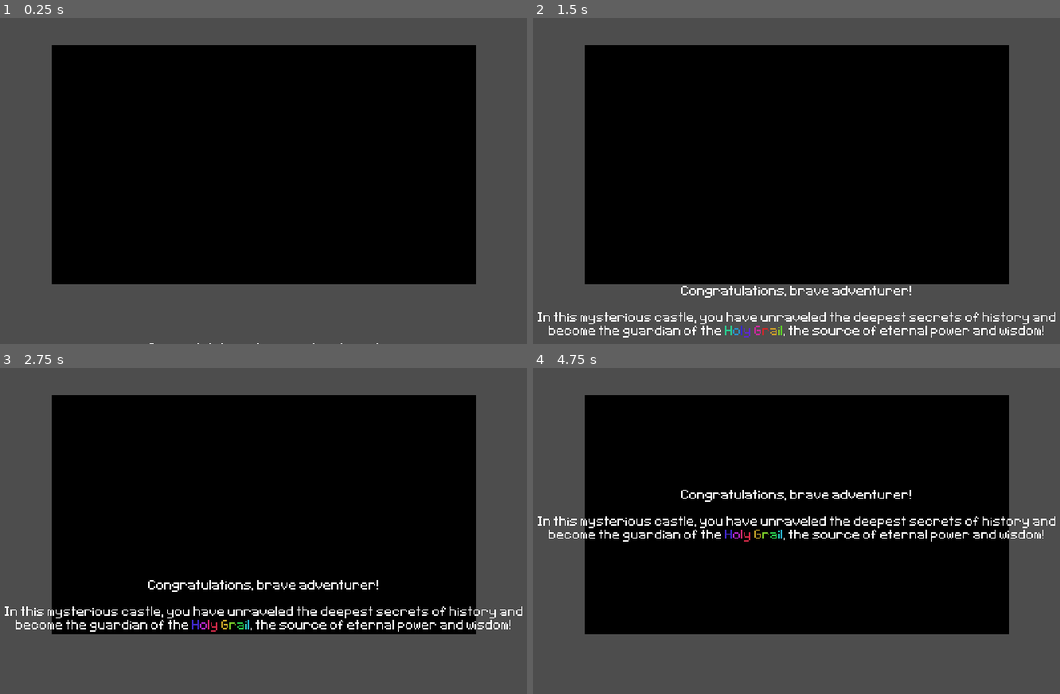
Above: before the commit, frames 1-4 (two rows, left to right).
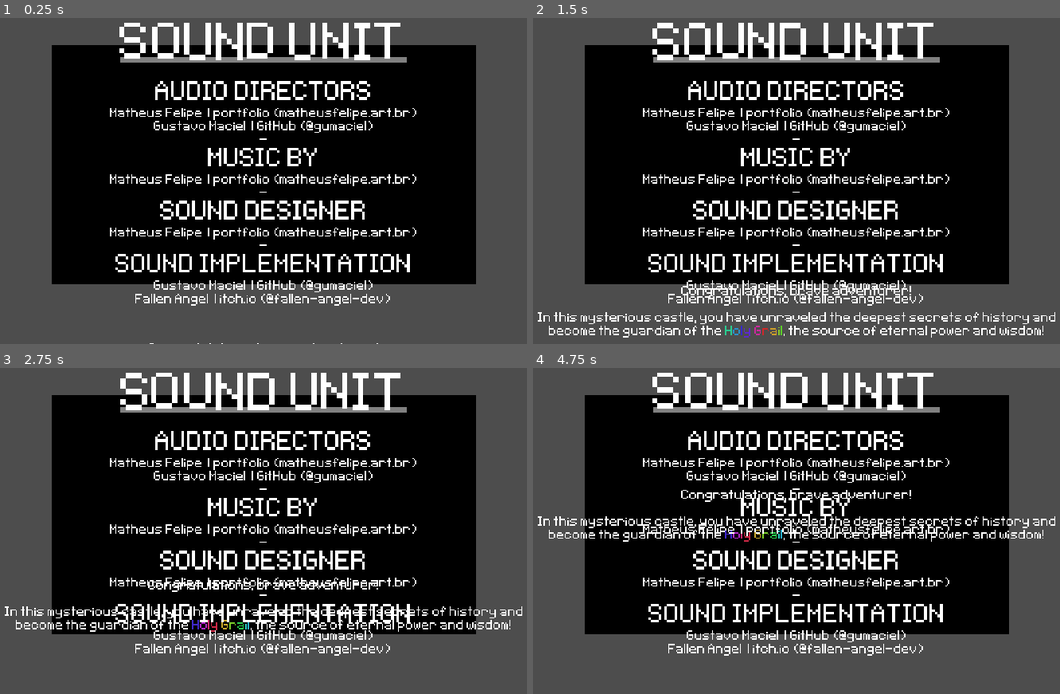
Above: after the commit, the same moments.

Repository: gumaciel/awesome-game-jam-01
Game: Godot game, scene res://scenes/main/main.tscn
Same seed, same stepped clock (60 frames per second), same inputs: the game is played once before the commit and once after it. The engine's default icon, where the game draws it, is replaced by a stand-in: a white triangle on a blue panel in a dark square.
Inputs (mouse positions are in pixels of both pictures, inside the frame that each line leads up to):
- Up to frame 1 (0.25 s): no input
- Up to frame 2 (1.5 s): move the mouse to (938, 145) at 0.52 s; hold D (move_right) 0.53-1.28 s; hold J (alternate) 0.53-1.28 s; click (938, 145) at 0.67 s; move the mouse to (670, 181) at 1.27 s; hold S (move_down) from 1.28 s (still down); tap J (alternate) at 1.35 s
- Up to frame 3 (2.75 s): move the mouse to (326, 436) at 2.02 s; release S (move_down) at 2.03 s; hold D (move_right) from 2.03 s (still down); hold J (alternate) from 2.03 s (still down)
- Up to frame 4 (4.75 s): move the mouse to (764, 586) at 2.77 s; release D (move_right) at 2.78 s; release J (alternate) at 2.78 s; hold W (move_up) 2.78-3.53 s; tap J (alternate) at 2.85, 4.35 s; click (764, 586) at 2.92 s; move the mouse to (986, 566) at 3.52 s; hold J (alternate) 3.53-4.28 s; hold A (move_left) from 3.53 s (still down); move the mouse to (606, 459) at 4.27 s

The runs differ from the first frame. In frame 1, 9.1% of the frame differs, in the area x 20-80%, y 1-89%; in frame 2, 9.0%; in frame 3, 8.8%; in frame 4, 9.0%.

Commit message:
Update ending.tscn

Diff:
--- a/scenes/ending/ending.tscn
+++ b/scenes/ending/ending.tscn
@@ -9,10 +9,34 @@
 
 [sub_resource type="Animation" id="Animation_5im24"]
 length = 0.001
+tracks/0/type = "value"
+tracks/0/imported = false
+tracks/0/enabled = true
+tracks/0/path = NodePath("Sound/SoundUnit:visible")
+tracks/0/interp = 1
+tracks/0/loop_wrap = true
+tracks/0/keys = {
+"times": PackedFloat32Array(0),
+"transitions": PackedFloat32Array(1),
+"update": 1,
+"values": [false]
+}
+tracks/1/type = "value"
+tracks/1/imported = false
+tracks/1/enabled = true
+tracks/1/path = NodePath("Sound/SoundUnit:position")
+tracks/1/interp = 1
+tracks/1/loop_wrap = true
+tracks/1/keys = {
+"times": PackedFloat32Array(0),
+"transitions": PackedFloat32Array(1),
+"update": 0,
+"values": [Vector2(0, 0)]
+}
 
 [sub_resource type="Animation" id="Animation_pr8wy"]
 resource_name = "load"
-length = 99.0
+length = 100.0
 step = 1.0
 tracks/0/type = "value"
 tracks/0/imported = false
@@ -174,6 +198,30 @@
 "transitions": PackedFloat32Array(1, 1, 1, 1),
 "update": 0,
 "values": [Vector2(0, 260), Vector2(0, 0), Vector2(0, 0), Vector2(0, -270)]
+}
+tracks/13/type = "value"
+tracks/13/imported = false
+tracks/13/enabled = true
+tracks/13/path = NodePath("Sound/SoundUnit:visible")
+tracks/13/interp = 1
+tracks/13/loop_wrap = true
+tracks/13/keys = {
+"times": PackedFloat32Array(0, 100),
+"transitions": PackedFloat32Array(1, 1),
+"update": 1,
+"values": [true, false]
+}
+tracks/14/type = "value"
+tracks/14/imported = false
+tracks/14/enabled = true
+tracks/14/path = NodePath("Sound/SoundUnit:position")
+tracks/14/interp = 1
+tracks/14/loop_wrap = true
+tracks/14/keys = {
+"times": PackedFloat32Array(85, 91, 94, 100),
+"transitions": PackedFloat32Array(1, 1, 1, 1),
+"update": 0,
+"values": [Vector2(0, 0), Vector2(0, 0), Vector2(0, 0), Vector2(0, 0)]
 }
 
 [sub_resource type="AnimationLibrary" id="AnimationLibrary_6nqxf"]
@@ -474,4 +522,53 @@
 scroll_active = false
 autowrap_mode = 0
 
+[node name="Sound" type="AspectRatioContainer" parent="."]
+layout_mode = 1
+anchors_preset = 8
+anchor_left = 0.5
+anchor_top = 0.5
+anchor_right = 0.5
+anchor_bottom = 0.5
+offset_left = -116.0
+offset_top = -107.0
+offset_right = 116.0
+offset_bottom = 107.0
+grow_horizontal = 2
+grow_vertical = 2
+
+[node name="SoundUnit" type="VBoxContainer" parent="Sound"]
+visible = false
+layout_mode = 2
+
+[node name="Title" type="RichTextLabel" parent="Sound/SoundUnit"]
+layout_mode = 2
+theme_override_fonts/normal_font = ExtResource("5_0wkje")
+theme_override_font_sizes/normal_font_size = 64
+bbcode_enabled = true
+text = "[center][shake][u]SOUND UNIT"
+fit_content = true
+scroll_active = false
+autowrap_mode = 0
+
+[node name="Body" type="RichTextLabel" parent="Sound/SoundUnit"]
+layout_mode = 2
+theme_override_fonts/normal_font = ExtResource("5_0wkje")
+bbcode_enabled = true
+text = "[center][font_size=32]AUDIO DIRECTORS[/font_size]
+Matheus Felipe | portfolio (matheusfelipe.art.br)
+Gustavo Maciel | GitHub (@gumaciel)
+-
+[font_size=32]MUSIC BY[/font_size]
+Matheus Felipe | portfolio (matheusfelipe.art.br)
+-
+[font_size=32]SOUND DESIGNER[/font_size]
+Matheus Felipe | portfolio (matheusfelipe.art.br)
+-
+[font_size=32]SOUND IMPLEMENTATION[/font_size]
+Gustavo Maciel | GitHub (@gumaciel)
+Fallen Angel | itch.io (@fallen-angel-dev)"
+fit_content = true
+scroll_active = false
+autowrap_mode = 0
+
 [connection signal="animation_finished" from="AnimationPlayer" to="." method="_on_animation_player_animation_finished"]
